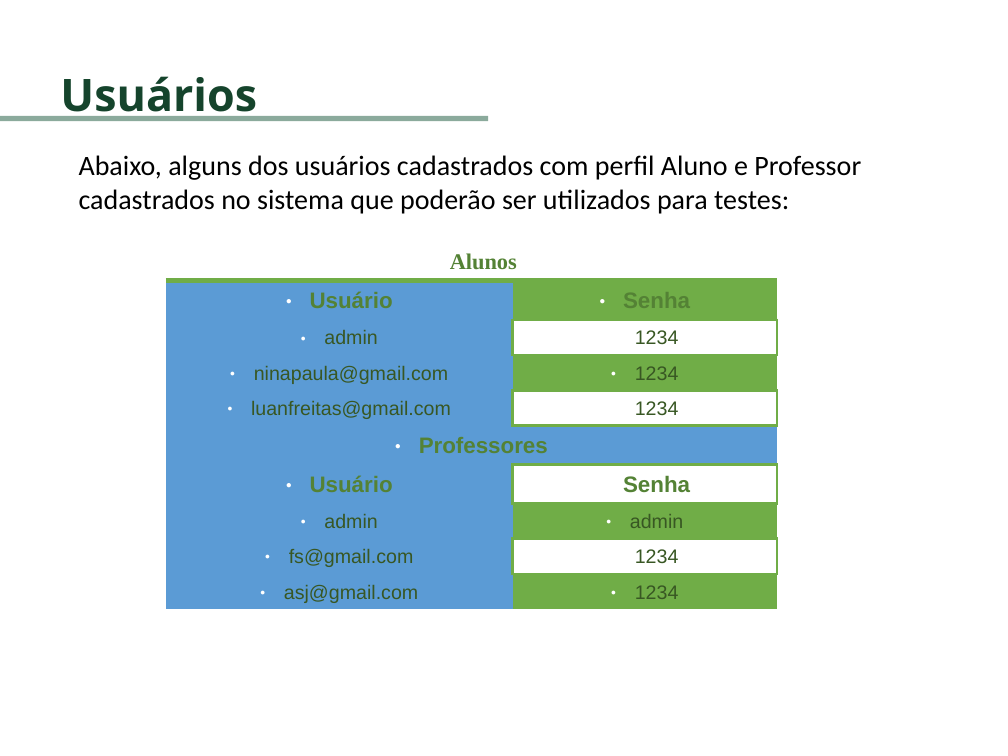
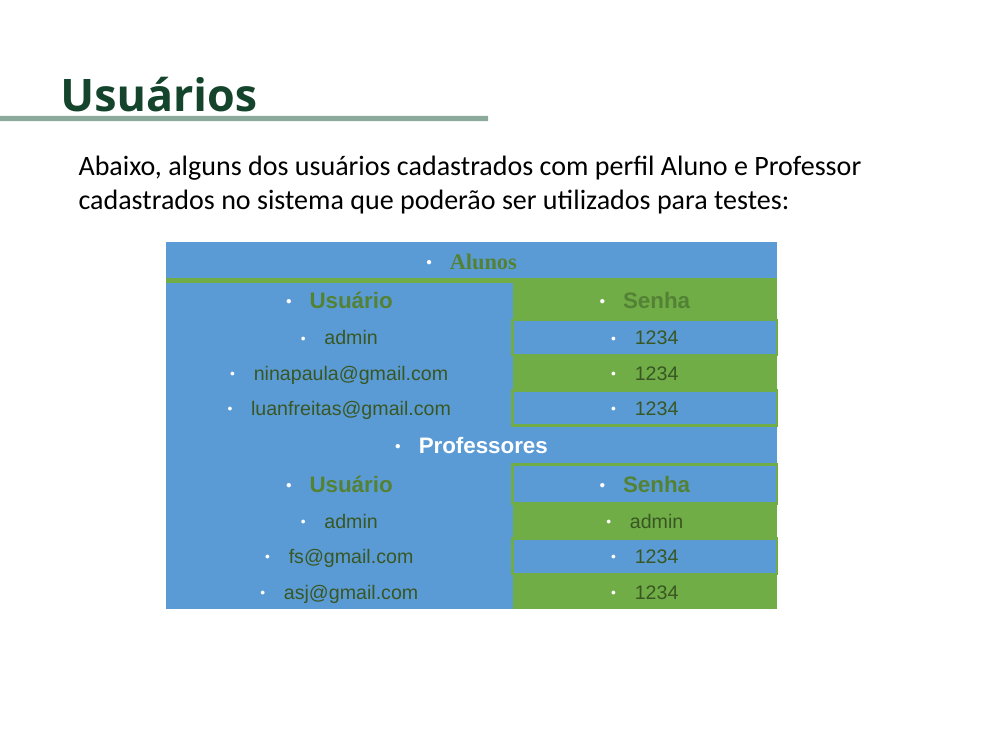
Before and after one commit to Alexandresl/trabalho-java, a slide deck: slide 3 of manual java.odp. Drawn at 1008x756 pixels with LibreOffice and Linux fonts; fonts in the diff are those of the drawing; background and template pictures are left out. Boxes give left, top, right and bottom in pixels: in the first picture for what was removed or moved away, otherwise in the second. Text is boxed around its words. In the diff, an @@ line names an element or a change of style, - is before the commit and + after.

```diff
--- a/manual java.odp
+++ b/manual java.odp
@@ table at <box>166,242,777,607</box> @@
@@ fill none to #5B9BD5 in 5 cells @@
@@ text colour #548235 to #FFFFFF in "Professores" @@
```
Also in this commit, not shown: 1 other slide changed, 5 other files.
